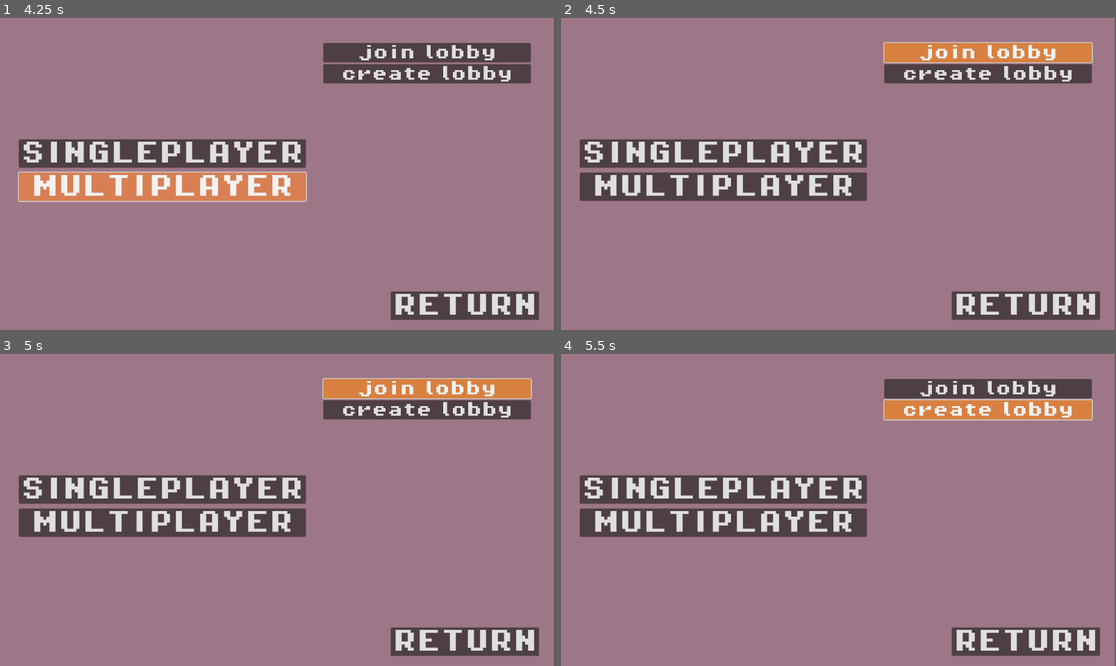
Above: before the commit, frames 1-4 (two rows, left to right).
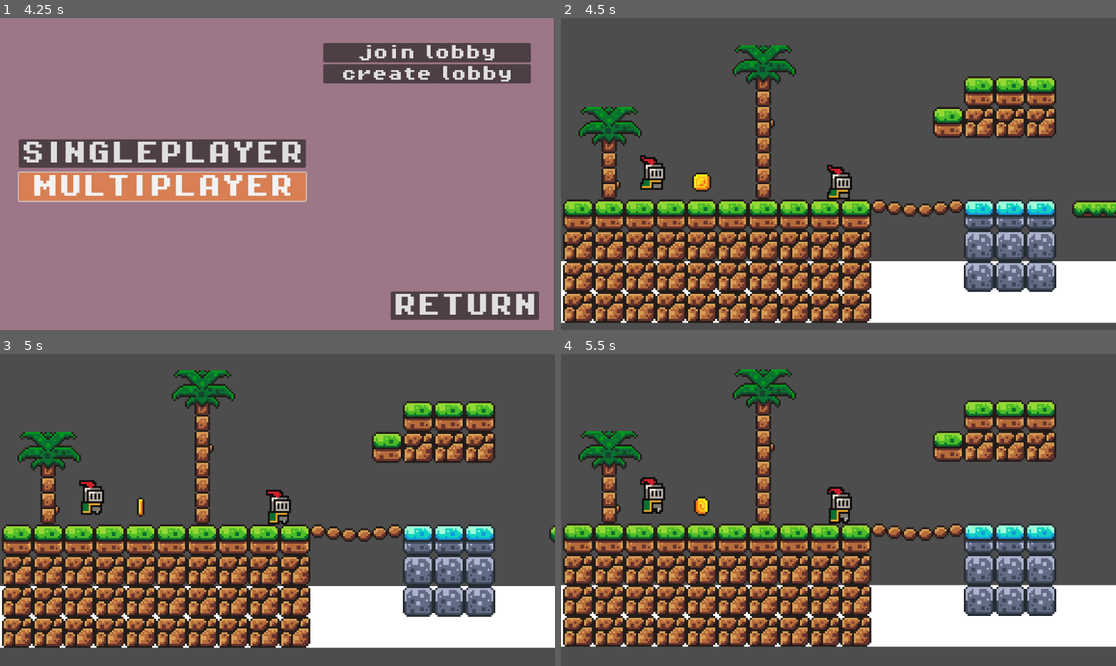
Above: after the commit, the same moments.

Repository: DidacDV/AWS-Game-Challenge
Game: Godot game, scene res://scenes/main_menu.tscn
Two runs of this game, one before a commit and one after it. Both use one fixed random seed, a clock stepped at 60 frames per second and the inputs below.
Inputs (mouse positions are in pixels of both pictures, inside the frame that each line leads up to):
- Up to frame 1 (4.25 s): click "PLAY" at 0.5 s; click "RETURN" at 1.25 s; click "PLAY" at 2 s; click "SINGLEPLAYER" at 2.75 s; click "MULTIPLAYER" at 3.5 s
- Up to frame 2 (4.5 s): click "join lobby" at 4.25 s
- Up to frame 3 (5 s): no input
- Up to frame 4 (5.5 s): click (988, 410) at 5 s, where only the run before the commit has a clickable "create lobby"

Frame 1 is identical in both runs. In frame 2, 94% of the frame differs, in the area x 0-100%, y 0-100%; in frame 3, 95%; in frame 4, 94%.

Commit message:
Added connectivity to new socket

Diff:
--- a/scenes/game.tscn
+++ b/scenes/game.tscn
@@ -305,4 +305,8 @@
 }
 autoplay = "move"
 
+[node name="RemotePlayer" parent="." instance=ExtResource("1_2j2ko")]
+position = Vector2(-96, 11)
+script = null
+
 [connection signal="body_entered" from="Coins/coin" to="Coins/coin" method="_on_body_entered"]
--- a/scripts/WebSocketClient.gd
+++ b/scripts/WebSocketClient.gd
@@ -4,11 +4,16 @@
 var socket = WebSocketPeer.new()
 var last_state = WebSocketPeer.STATE_CLOSED
 var json_parser = JSON.new()
+var lobbyId = ""
 
 signal connected_to_server()
 signal connection_closed()
 signal message_received(message: Variant)
+signal position_update(playerId: String, newPosition: Vector2)
 
+
+func _ready():
+	message_received.connect(_on_message_received)
 
 func poll() -> void:
 	if socket.get_ready_state() != socket.STATE_CLOSED:
@@ -22,12 +27,17 @@
 		elif state == socket.STATE_CLOSED:
 			connection_closed.emit()
 	while socket.get_ready_state() == socket.STATE_OPEN and socket.get_available_packet_count():
+		print("message received!")
 		message_received.emit(get_message())
+
 
 func send(message) -> int:
 	if typeof(message) == TYPE_STRING:
 		return socket.send_text(message)
-	return socket.send(var_to_bytes(message))
+	elif typeof(message) == TYPE_DICTIONARY or typeof(message) == TYPE_ARRAY:
+		return socket.send_text(JSON.stringify(message))
+	else:
+		return socket.send_text(str(message))
 
 func get_message() -> Variant:
 	if socket.get_available_packet_count() < 1:
@@ -49,6 +59,7 @@
 	return OK
 
 func close(code := 1000, reason := "") -> void:
+	print("closing....")
 	socket.close(code, reason)
 	last_state = socket.get_ready_state()
 
@@ -58,26 +69,40 @@
 func _process(delta):
 	poll()
 
+func setLobbyId(newId):
+	lobbyId = newId
+
 func create_lobby(lobby_id: String) -> void:
 	var message = {
-		"action": "create_lobby",
+		"action": "create_lobby",  # Changed to match Lambda
 		"lobbyId": lobby_id
-		}
+	}
 	send(message)
 
 func join_lobby(lobby_id: String) -> void:
 	var message = {
-		"action": "join_lobby",
+		"action": "join_lobby",  # Changed to match Lambda
 		"lobbyId": lobby_id
-		}
+	}
 	send(message)
 
-func send_lobby_message(lobby_id: String, message_payload: String) -> void:
+func send_lobby_message(message_content: String) -> void:
 	var message = {
-		"action": "send_message",
+		"action": "send_message",  # Changed to match Lambda
+		"lobbyId": lobbyId,
+		"message": message_content  # Changed from payload to message
+	}
+	send(message)
+
+func send_position(lobby_id: String, position: Vector2) -> void:
+	var message = {
+		"action": "update_position",
 		"lobbyId": lobby_id,
-		"payload": message_payload
+		"position": {
+			"x": position.x,
+			"y": position.y
 		}
+	}
 	send(message)
 
 func _on_message_received(message: Variant) -> void:
@@ -85,13 +110,41 @@
 	if typeof(message) == TYPE_DICTIONARY:
 		data = message
 	elif typeof(message) == TYPE_STRING:
-		var result = json_parser.parse(message)
-		if result.error == OK:
-			data = result.result
+		var error = json_parser.parse(message)
+		if error == OK:
+			data = json_parser.get_data()  # Get the parsed data
+			print("Parsed JSON data:", data)
+		else:
+			print("JSON parse error: ", error)
+			return
 	else:
 		data = null
 
 	if data != null and typeof(data) == TYPE_DICTIONARY:
-		print("Received valid message: %s" % var_to_str(data))
+		print("Received message: %s" % var_to_str(data))
+
+		# Handle different message types
+		match data.get("type"):
+			"connection":
+				if data.get("status") == "connected":
+					print("Successfully connected to server")
+			"lobby":
+				match data.get("status"):
+					"created":
+						print("Successfully created lobby: %s" % data.get("lobbyId"))
+					"joined":
+						print("Successfully joined lobby: %s" % data.get("lobbyId"))
+					"player_joined":
+						print("Player %s joined the lobby" % data.get("connectionId"))
+			"message":
+				print("Message from %s: %s" % [data.get("sender"), data.get("content")])
+			"position_update":
+				var player_id = data.get("playerId")
+				var pos = data.get("position")
+				if pos != null:
+					var position = Vector2(pos.x, pos.y)
+					position_update.emit(player_id,position)
+			"error":
+				print("Error: %s" % data.get("message"))
 	else:
 		print("Invalid message format: %s" % var_to_str(message))
--- a/scripts/local-player.gd
+++ b/scripts/local-player.gd
@@ -25,3 +25,4 @@
 		velocity.x = move_toward(velocity.x, 0, SPEED)
 
 	move_and_slide()
+	WebSocketClientHandler.send_position("test", position)
--- a/scripts/play_selection.gd
+++ b/scripts/play_selection.gd
@@ -1,27 +1,32 @@
 extends Control
 
-var server_url = "ws://3.95.7.97:8080"
+
+var server_url = "wss://yi4wag7bw5.execute-api.us-east-1.amazonaws.com/production/"
 
 func _ready() -> void:
 	WebSocketClientHandler.message_received.connect(_on_message_received)
-	var error = WebSocketClientHandler.connect_to_url(server_url)
-	print("trying to connect to %s" % [server_url])
-	if error != OK:
-		print("Error connecting to websocket: %s" % [server_url])
+	WebSocketClientHandler.connected_to_server.connect(_on_websocket_client_connected_to_server)
+	WebSocketClientHandler.connection_closed.connect(_on_websocket_client_connection_close)
 	pass # Replace with function body.
 
 func _on_return_pressed() -> void:
+	WebSocketClientHandler.close()
 	get_tree().change_scene_to_file("res://scenes/main_menu.tscn")
 
 
 
 func _on_singleplayer_pressed() -> void:
+	WebSocketClientHandler.close()
 	get_node("SingleplayerOptions").show()
 	get_node("MultiplayerOptions").hide()
 	pass # Replace with function body.
 
 
 func _on_multiplayer_pressed() -> void:
+	var error = WebSocketClientHandler.connect_to_url(server_url)
+	print("trying to connect to %s" % [server_url])
+	if error != OK:
+		print("Error connecting to websocket: %s" % [server_url])
 	get_node("SingleplayerOptions").hide()
 	get_node("MultiplayerOptions").show()
 	pass # Replace with function body.
@@ -32,13 +37,27 @@
 
 
 func _on_create_lobby_pressed() -> void:
+	print("Creating lobby")
 	WebSocketClientHandler.create_lobby("test")
 	pass # Replace with function body.
 
 
 func _on_join_lobby_pressed() -> void:
 	WebSocketClientHandler.join_lobby("test")
+	WebSocketClientHandler.setLobbyId("test")
+	get_tree().change_scene_to_file("res://scenes/game.tscn")
 	pass # Replace with function body.
 
-func _on_message_received(Variant):
-	print(Variant)
+func _on_message_received(message):
+	print(message)
+
+func _on_websocket_client_connection_close():
+	var ws = WebSocketClientHandler.get_socket()
+	print("Client disconnected with code: %s, reason %s" % [ws.get_close_code(), ws.get_close_reason()])
+	var error = WebSocketClientHandler.connect_to_url(server_url)
+	print("trying to connect to %s" % [server_url])
+	if error != OK:
+		print("Error connecting to websocket: %s" % [server_url])
+
+func _on_websocket_client_connected_to_server():
+	print("Client connected...")
--- a/scripts/player.gd
+++ b/scripts/player.gd
@@ -4,6 +4,7 @@
 const SPEED = 130.0
 const JUMP_VELOCITY = -300.0
 
+signal player_moved(position: Vector2)
 
 func _physics_process(delta: float) -> void:
 	# Add the gravity.
@@ -21,5 +22,6 @@
 		velocity.x = direction * SPEED
 	else:
 		velocity.x = move_toward(velocity.x, 0, SPEED)
+	move_and_slide()
 
-	move_and_slide()
+	player_moved.emit(position)
--- a/scripts/scene.gd
+++ b/scripts/scene.gd
@@ -1,6 +1,6 @@
 extends Node2D
 
-var server_url = "ws://3.95.7.97:8080"
+var server_url = "wss://yi4wag7bw5.execute-api.us-east-1.amazonaws.com/production/"
 var messageToSend = ""
 @export var Player: PackedScene
 var remote_players = {}
@@ -10,8 +10,7 @@
 	WebSocketClientHandler.connected_to_server.connect(_on_websocket_client_connected_to_server)
 	WebSocketClientHandler.connection_closed.connect(_on_websocket_client_connection_close)
 	WebSocketClientHandler.message_received.connect(_on_message_received)
-	_connect_to_ws_server()
-	print("Tried connection")
+	WebSocketClientHandler.position_update.connect(_on_remote_player_position_update)
 	pass # Replace with function body.
 
 
@@ -24,9 +23,11 @@
 	if event is InputEventKey:
 		if event.pressed:  # Check if the key is being pressed
 			match event.keycode:
-				KEY_ENTER:
-					var test = Player.instantiate() as CharacterBody2D
-					get_tree().current_scene.add_child.call_deferred(test)
+				KEY_Q:
+					print("Sending position")
+					var position = $Player.position
+					WebSocketClientHandler.send_position("test", position)
+
 
 func _connect_to_ws_server():
 	var error = WebSocketClientHandler.connect_to_url(server_url)
@@ -47,3 +48,7 @@
 
 func _on_message_received(Variant):
 	print(Variant)
+
+func _on_remote_player_position_update(playerId: String, newPosition: Vector2):
+	print("Updating position")
+	$RemotePlayer.position = newPosition
